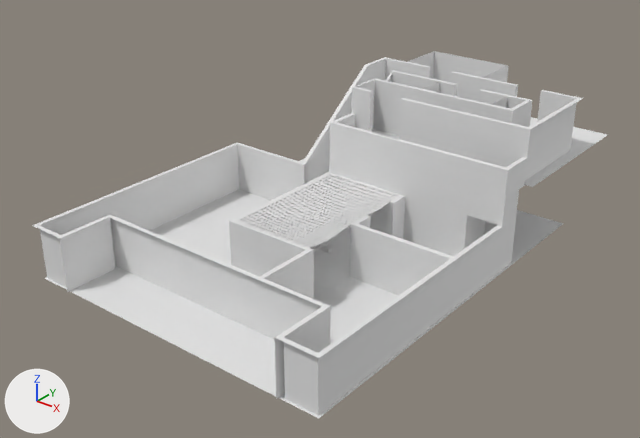
The FBX model Spetsnaz/Assets/Model/spe_map.fbx as it was, and as the next commit left it.
The view is the same before and after, from a 50 mm camera at (10.68, -13.32, 9.0) aimed at (0.04, -0.01, 0.75). The lights are fixed; the arrows at lower left show +X, +Y and +Z. Materials are left out; every surface is plain grey. Objects named as collision shapes, trigger or cutter boxes, shadow casters or lower levels of detail are left out. Where no turn or scale is listed for an object, it has been applied to the vertices. Vertices at the same position are counted once.

Script lines for the objects in view, before the commit:
```python
me_mesh_002 = bpy.data.meshes.new('Mesh.002')
me_mesh_002.from_pydata(...)  # 5408 vertices, 3952 faces; spans x -0.95..0.95, y -1.55..1.55, z -0.07..0.07
me_mesh_002.materials.append(mat_lambert1)
me_mesh_003 = bpy.data.meshes.new('Mesh.003')
me_mesh_003.from_pydata(...)  # 20 vertices, 6 faces; spans x -3.71..3.71, y -5.22..5.22, z -0.9..0.9
me_mesh_003.materials.append(mat_lambert14)
me_mesh_004 = bpy.data.meshes.new('Mesh.004')
me_mesh_004.from_pydata(...)  # 5868 vertices, 5847 faces; spans x -3.65..3.65, y -5.18..5.18, z -1.56..1.56
me_mesh_004.materials.append(mat_lambert18)
me_mesh_004.materials.append(mat_lambert2)
me_mesh_004.materials.append(mat_lambert15)
me_mesh_004.materials.append(mat_lambert14)
me_mesh_004.materials.append(mat_lambert10)
me_mesh_004.materials.append(mat_lambert16)
me_mesh_004.materials.append(mat_lambert17)
me_mesh_004.materials.append(mat_lambert11)
me_mesh_004.materials.append(mat_lambert5)
me_mesh_004.materials.append(mat_lambert1)
ob_floor = bpy.data.objects.new('Floor', me_mesh_003)
ob_floor.location = (0.11, 0.72, 0.9)
ob_net = bpy.data.objects.new('Net', me_mesh_002)
ob_net.location = (0.3, -0.3, 1.14)
ob_wall = bpy.data.objects.new('Wall', me_mesh_004)
ob_wall.location = (0.0, 0.62, 1.44)
```
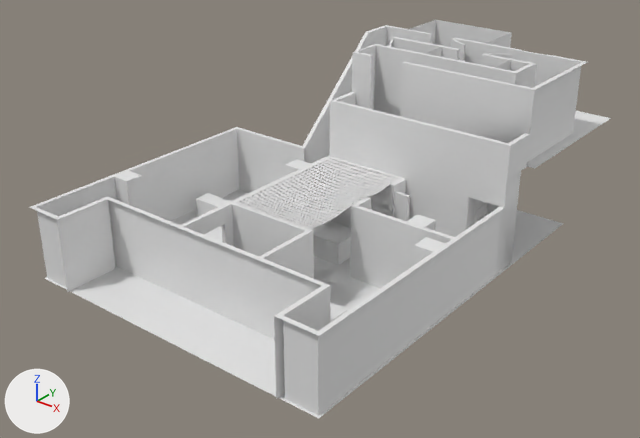
Pixel boxes (x1, y1, x2, y2) of what changed, in the pictures (640 x 438 px; the box of a moved part takes in the faces that stretch with it):
'Wall', reshaped, moved (8% taller): before (32, 51, 583, 416); after (29, 20, 587, 416)
'Floor', reshaped, moved: before (44, 117, 608, 418); after (44, 111, 611, 418)
'Net', moved: before (237, 173, 401, 248); after (236, 157, 402, 229)
'pCubeShape111', added: after (114, 159, 488, 322)
'pCube112', added: after (451, 39, 545, 87)
part 1 of me_mesh_004, moved or reshaped: before (450, 71, 518, 101); after (453, 38, 520, 65)
part 2 of me_mesh_004, moved or reshaped: before (391, 70, 457, 96); after (392, 37, 460, 60)
part 3 of me_mesh_004, moved or reshaped: before (389, 195, 405, 239); after (389, 178, 406, 217)
part 4 of me_mesh_004, moved or reshaped: before (407, 51, 509, 82); after (410, 20, 512, 48)
part 5 of me_mesh_004, rebuilt (13% wider, 32% taller): before (32, 142, 525, 416); after (29, 54, 587, 416)
part 6 of me_mesh_004, added: after (181, 40, 393, 279)
part 7 of me_mesh_004, added: after (352, 44, 536, 116)
part 8 of me_mesh_004, added: after (302, 25, 433, 163)
part 9 of me_mesh_004, deleted: before (229, 57, 583, 299)
part 10 of me_mesh_004, added: after (350, 197, 455, 288)
part 11 of me_mesh_004, added: after (425, 47, 511, 70)
part 12 of me_mesh_003, moved or reshaped: before (372, 117, 608, 187); after (526, 111, 611, 169)
part 13 of me_mesh_003, moved or reshaped: before (104, 158, 517, 344); after (104, 191, 517, 341)

What changed in the scene script:
```text
Change me_mesh_004:
    used by ob_wall; location = (0.0, 0.62, 1.44)
    remove me_mesh_004.from_pydata(...)  # 5868 vertices, 5847 faces; spans x -3.65..3.65, y -5.18..5.18, z -1.56..1.56
    add me_mesh_004.from_pydata(...)  # 217 vertices, 128 faces; spans x -3.65..3.65, y -5.18..5.18, z -1.9..1.9
    me_mesh_004 part 1: the loose piece of 8 vertices spanning x 0.4..2.1, y 3.83..3.93, z 0.36..1.56 is scaled about its middle by (1, 1, 1.33), then moved by (0.0, 0.0, 0.14)
    me_mesh_004 part 2: the loose piece of 8 vertices spanning x -0.75..1.0, y 3.02..3.13, z 0.36..1.56 is scaled about its middle by (1, 1, 1.33), then moved by (0.0, 0.0, 0.14)
    me_mesh_004 part 3: the loose piece of 8 vertices spanning x 1.25..1.35, y 0.19..0.63, z -1.44..-0.24 is scaled about its middle by (1, 1, 1.33), then moved by (0.0, 0.0, -0.26)
    me_mesh_004 part 4: the loose piece of 8 vertices spanning x -0.9..1.2, y 3.88..5.18, z 0.36..1.56 is scaled about its middle by (1, 1, 1.33), then moved by (0.0, 0.0, 0.14)
    me_mesh_004 part 5: the loose piece of 49 vertices spanning x -3.65..3.65, y -5.18..1.53, z -1.44..0.36 is rebuilt with 91 vertices and now spans x -3.65..3.65, y -5.18..3.93, z -1.9..1.9
    me_mesh_004 part 6: a new loose piece of 34 vertices spanning x -0.75..1.35, y -3.88..3.08, z -1.9..1.9
    me_mesh_004 part 7: a new loose piece of 26 vertices spanning x -0.7..2.85, y 1.42..3.13, z 0.3..1.9
    me_mesh_004 part 8: a new loose piece of 14 vertices spanning x -1.55..-0.2, y 0.67..3.93, z -1.9..1.9
    me_mesh_004 part 9: 82 loose pieces with 5787 vertices, spanning x -1.55..3.65, y -3.88..3.93, z -1.56..1.56, are deleted
    me_mesh_004 part 10: 12 vertices added at x 1.25..3.55, y -1.17..-0.64, z -1.9..-0.3
    me_mesh_004 part 11: 8 vertices added at x 0.6..2.3, y 2.27..3.08, z 0.3..1.9
Change me_mesh_003:
    where me_mesh_003.from_pydata(...)  # 20 vertices, 6 faces; spans x -3.71..3.71, y -5.22..5.22, z -0.9..0.9
    used by ob_floor; location = (0.11, 0.72, 0.9)
    me_mesh_003 part 12: the loose piece of 10 vertices spanning x -1.87..3.71, y 0.58..5.22, z -0.9..0.9 is scaled about its middle by (1, 1, 1.22)
    me_mesh_003 part 13: the loose piece of 4 vertices spanning x -3.71..3.49, y -5.22..3.78, z -0.9 is moved by (0.0, 0.0, -0.2)
Add me_mesh_003_1:
    me_mesh_003_1.from_pydata(...)  # 428 vertices, 496 faces; spans x -3.55..3.55, y -4.07..4.07, z -1.4..1.4
Add me_mesh_002_1:
    me_mesh_002_1.from_pydata(...)  # 24 vertices, 18 faces; spans x -1.16..1.16, y -0.37..0.37, z -0.8..0.8
Change ob_net:
    ob_net.location: (0.3, -0.3, 1.14) -> (0.3, -0.3, 1.54)
Change ob_wall:
    ob_wall.location: (0.0, 0.62, 1.44) -> (0.0, 0.62, 1.9)
Change ob_floor:
    ob_floor.location: (0.11, 0.72, 0.9) -> (0.11, 0.72, 1.1)
Add ob_pcubeshape111:
    ob_pcubeshape111 = bpy.data.objects.new('pCubeShape111', me_mesh_003_1)
    ob_pcubeshape111.location = (0.0, 0.83, 1.4)
Add ob_pcube112:
    ob_pcube112 = bpy.data.objects.new('pCube112', me_mesh_002_1)
    ob_pcube112.location = (1.54, 4.12, 3.0)
```
